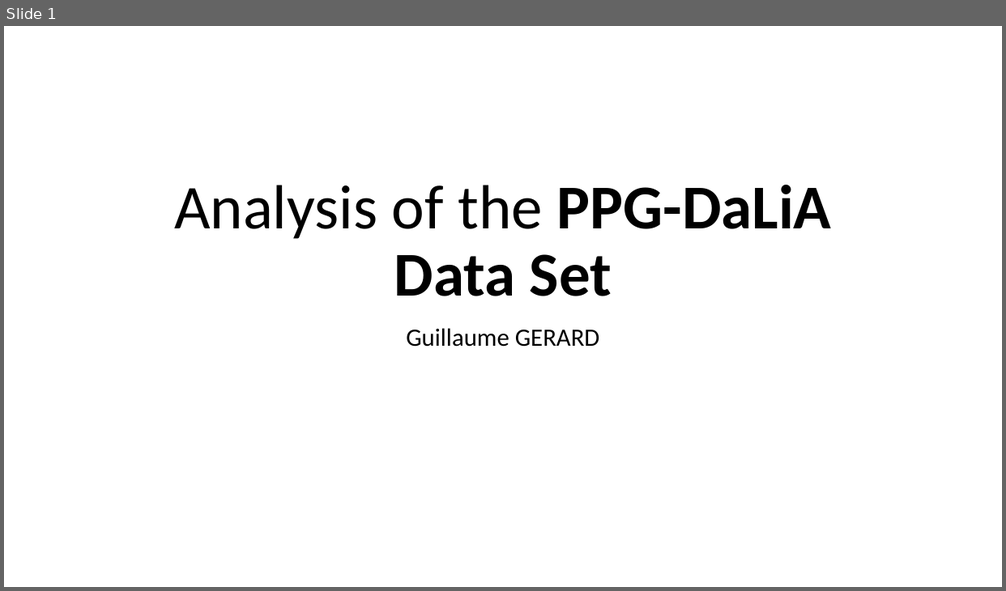
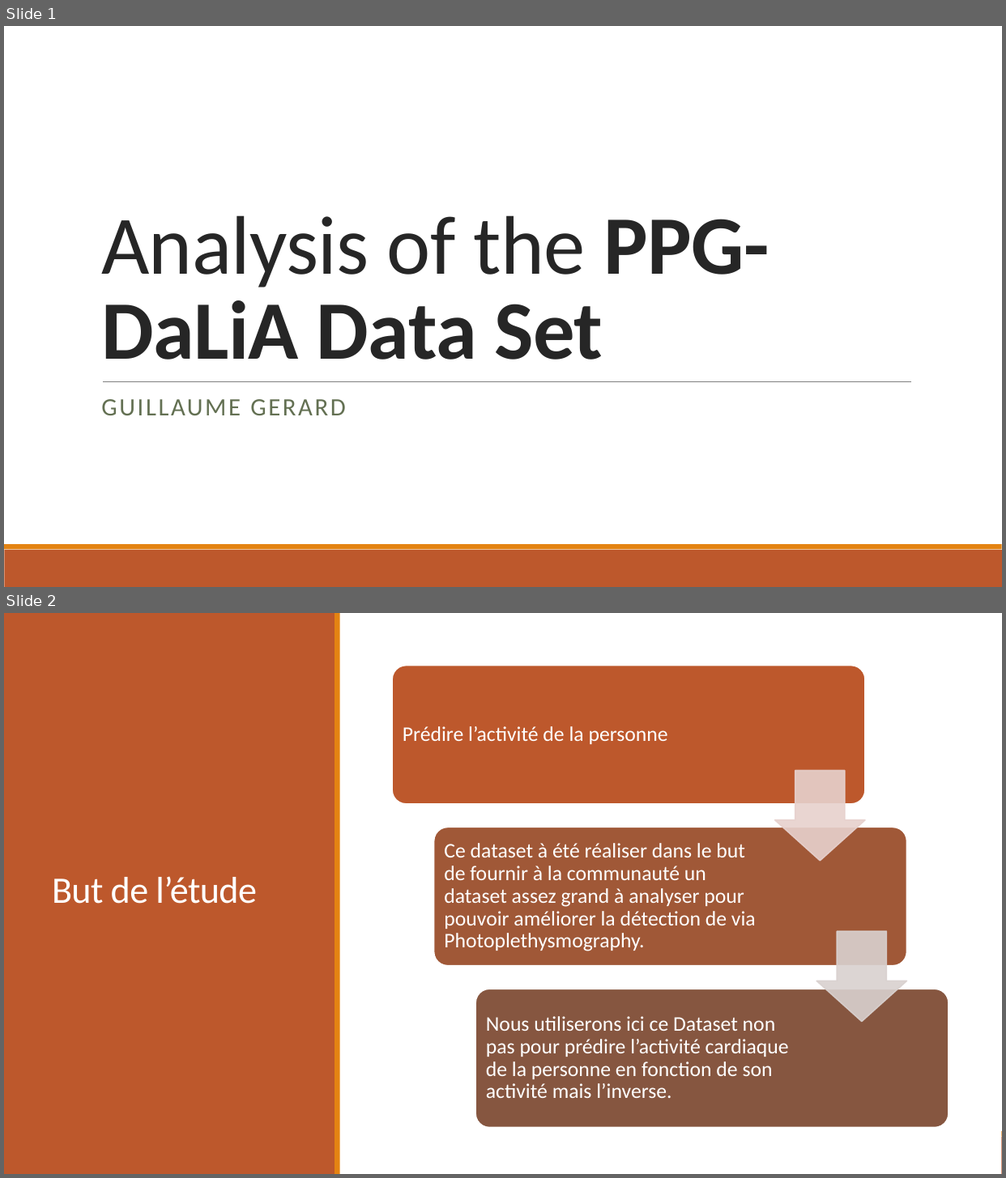
Before and after one commit to GuillaumeeG/Projet_Python_PPG_Dalia, a slide deck: ppt_tenant_aboutissant_pb.pptx. Shown one above the other, each under a label of ours: slide 1 before the commit, slides 1 and 2 after it. The pictures are 1006x591 and 1006x1178 pixels, drawn with LibreOffice and Linux fonts; fonts in the diff are those of the drawing. Boxes give left, top, right and bottom in pixels: in the first picture for what was removed or moved away, otherwise in the second. Text is boxed around its words. In the diff, an @@ line names an element or a change of style, - is before the commit and + after.

```diff
--- a/ppt_tenant_aboutissant_pb.pptx
+++ b/ppt_tenant_aboutissant_pb.pptx
@@ slide 2 added at box(4, 613, 1002, 1174), background #FFFFFF; not listed: 2 template elements that a slide beside it also shows @@
@@ rectangle added at box(4, 613, 1002, 1174), fill #FFFFFF @@
@@ rectangle added at box(4, 613, 335, 1174), fill #BD582C @@
@@ rectangle added at box(335, 613, 340, 1174), fill #E48312 @@
@@ title added at box(52, 876, 257, 904), 36 pt, text #FFFFFF @@
+But de l’étude
@@ group added at box(393, 666, 948, 1127): 3 rounded rectangles, 3 texts, 2 down arrows @@
+Prédire l’activité de la personne
+Ce dataset à été réaliser dans le but de fournir à la communauté un dataset assez grand à analyser pour pouvoir améliorer la détection de via Photoplethysmography.
+Nous utiliserons ici ce Dataset non pas pour prédire l’activité cardiaque de la personne en fonction de son activité mais l’inverse.
@@ slide 1 changed as well @@
@@ title "Analysis of the PPG-DaLiA Data ...": place and size @@
-title "Analysis of the PPG-DaLiA Data ..." at box(174, 185, 832, 297)
+title "Analysis of the PPG-DaLiA Data ..." at box(101, 216, 769, 360)
@@ title "Analysis of the PPG-DaLiA Data ..." at box(101, 216, 769, 360): size 60 to 80 pt, text colour #000000 to #262626, letter spacing 0 to -0.5 pt; alignment centre to left; line spacing 0.9 to 0.85 @@
@@ line added from (103, 382) to (911, 382), #808080 0.5 pt @@
@@ subtitle at box(101, 399, 346, 416): text changed; text colour #000000 to #637052 @@
-Guillaume GERARD
+GUILLAUME GERARD
@@ rectangle added at box(4, 550, 1002, 587), fill #BD582C @@
@@ rectangle added at box(4, 544, 1002, 550), fill #E48312 @@
```
Also in this commit, not shown: 2 other slides changed, 1 other slide added, 1 slide removed.
